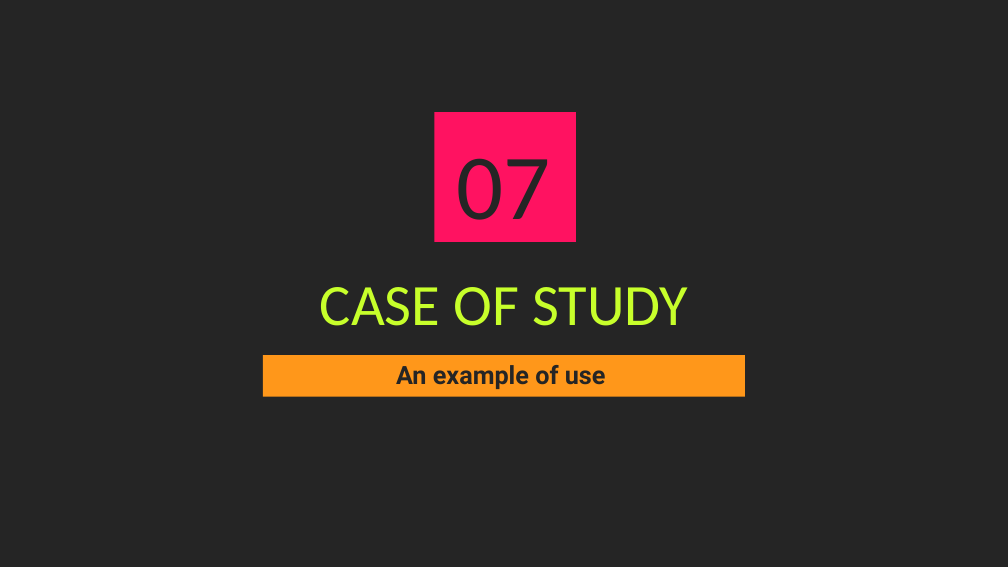
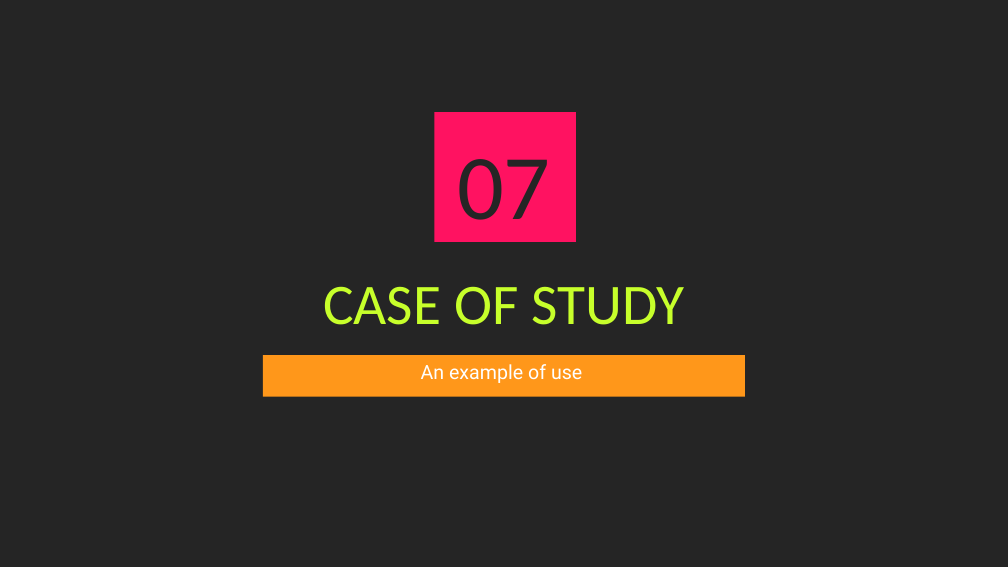
Before and after one commit to Covid19-visualization/Documentation, a slide deck: slide 22 of powerpoint/presentation.pptx (slide 21 before the commit). Drawn at 1008x567 pixels with LibreOffice and Linux fonts; fonts in the diff are those of the drawing. Boxes give left, top, right and bottom in pixels: in the first picture for what was removed or moved away, otherwise in the second. Text is boxed around its words. In the diff, an @@ line names an element or a change of style, - is before the commit and + after.

```diff
--- a/powerpoint/presentation.pptx
+++ b/powerpoint/presentation.pptx
@@ title "CASE OF STUDY" at box(323, 286, 684, 325): size 41.8 to 41 pt @@
@@ text "An example of use" at box(421, 364, 582, 383): size 18 to 14 pt, text colour #252525 to #FFFFFF, bold off @@
```
Also in this commit, not shown: 17 other slides changed, 2 slides added, 5 other files.
